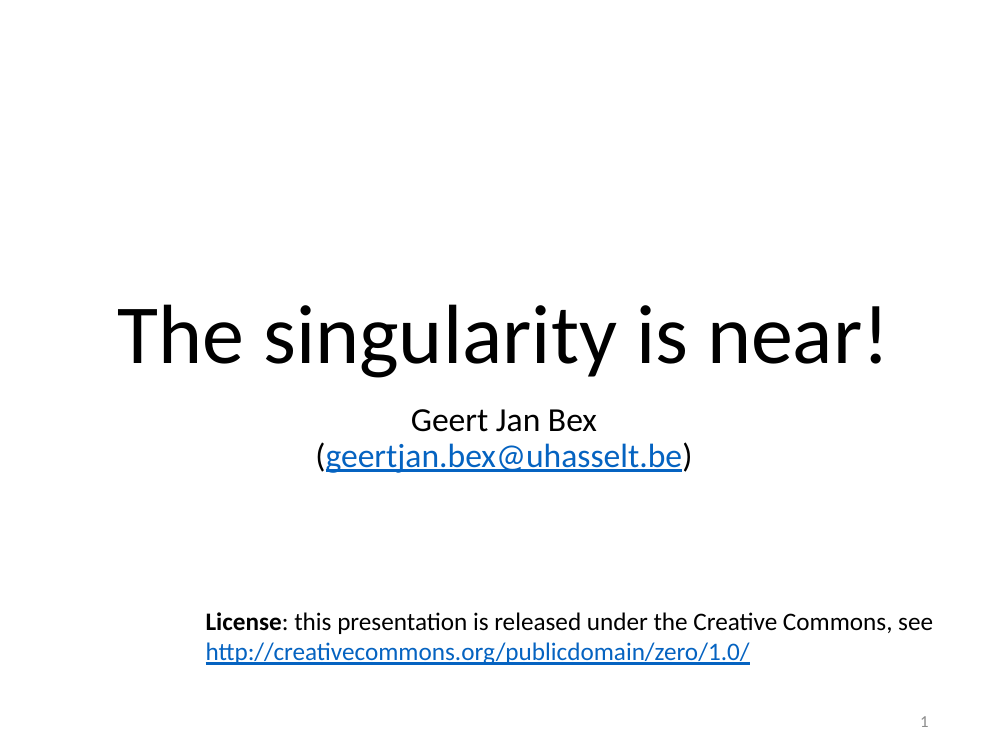
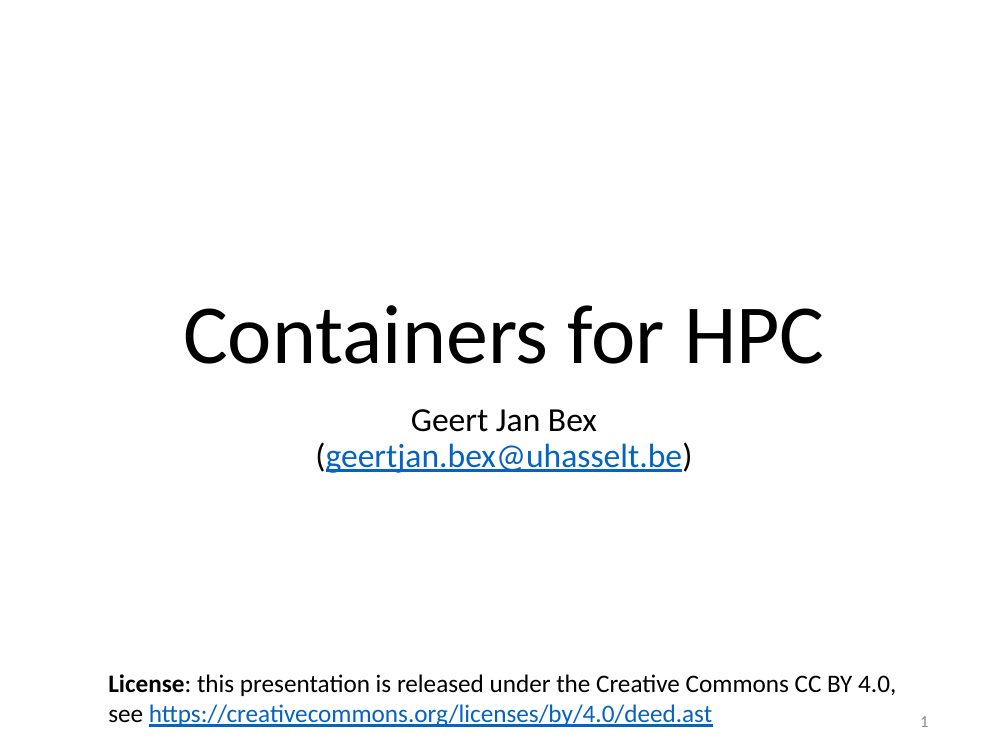
Before and after one commit to gjbex/Containers-for-HPC, a slide deck: slide 1 of singularity.pptx. Drawn at 1008x756 pixels with LibreOffice and Linux fonts; fonts in the diff are those of the drawing. Boxes give left, top, right and bottom in pixels: in the first picture for what was removed or moved away, otherwise in the second. Text is boxed around its words. In the diff, an @@ line names an element or a change of style, - is before the commit and + after.

Commit message:
Update license info and title

```diff
--- a/singularity.pptx
+++ b/singularity.pptx
@@ title at [183,305,824,364]: text changed @@
-The singularity is near!
+Containers for HPC
@@ text at [108,674,896,727]: text changed @@
-License: this presentation is released under the Creative Commons, see
-http://creativecommons.org/publicdomain/zero/1.0/
+License: this presentation is released under the Creative Commons CC BY 4.0,
+see https://creativecommons.org/licenses/by/4.0/deed.ast
```
